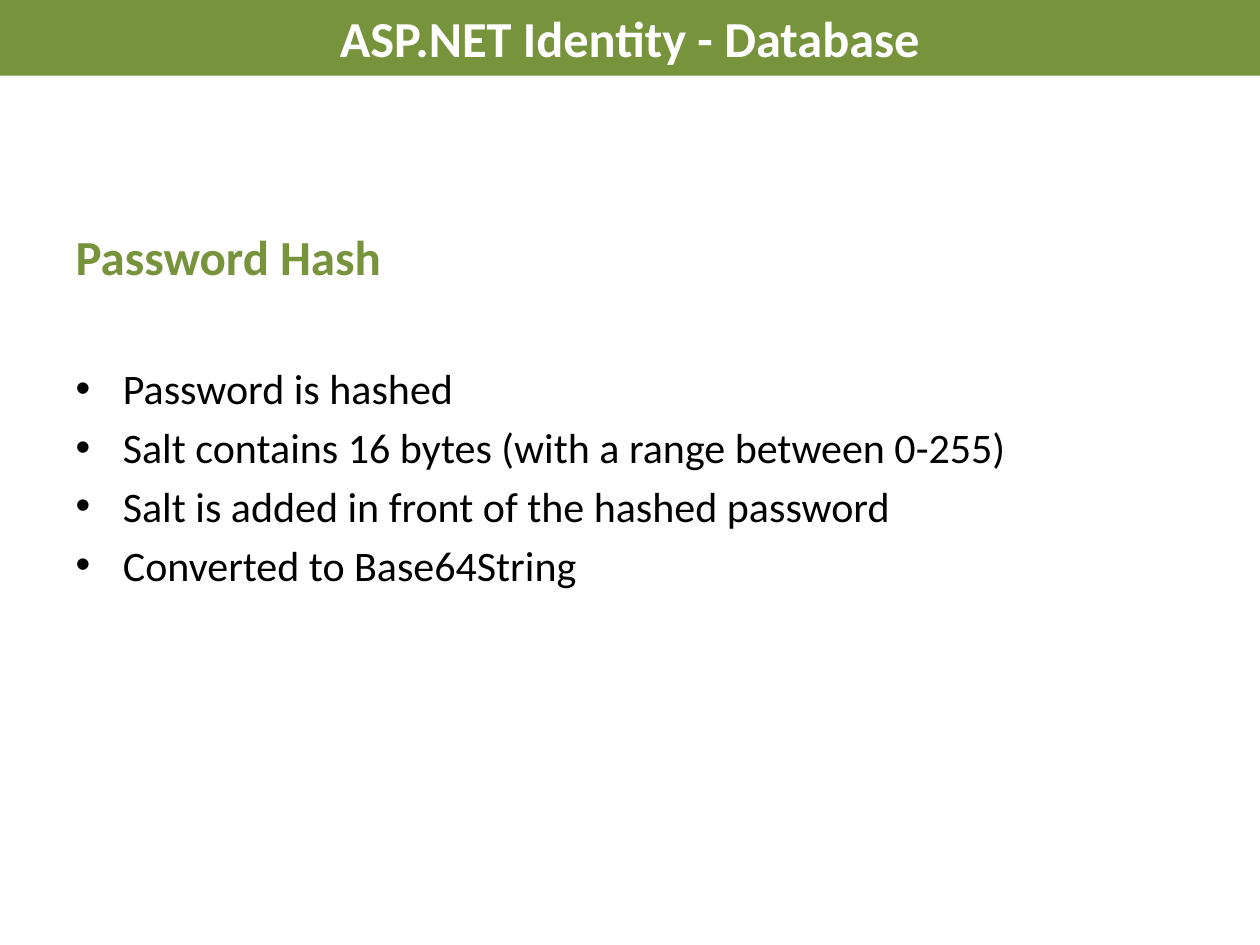
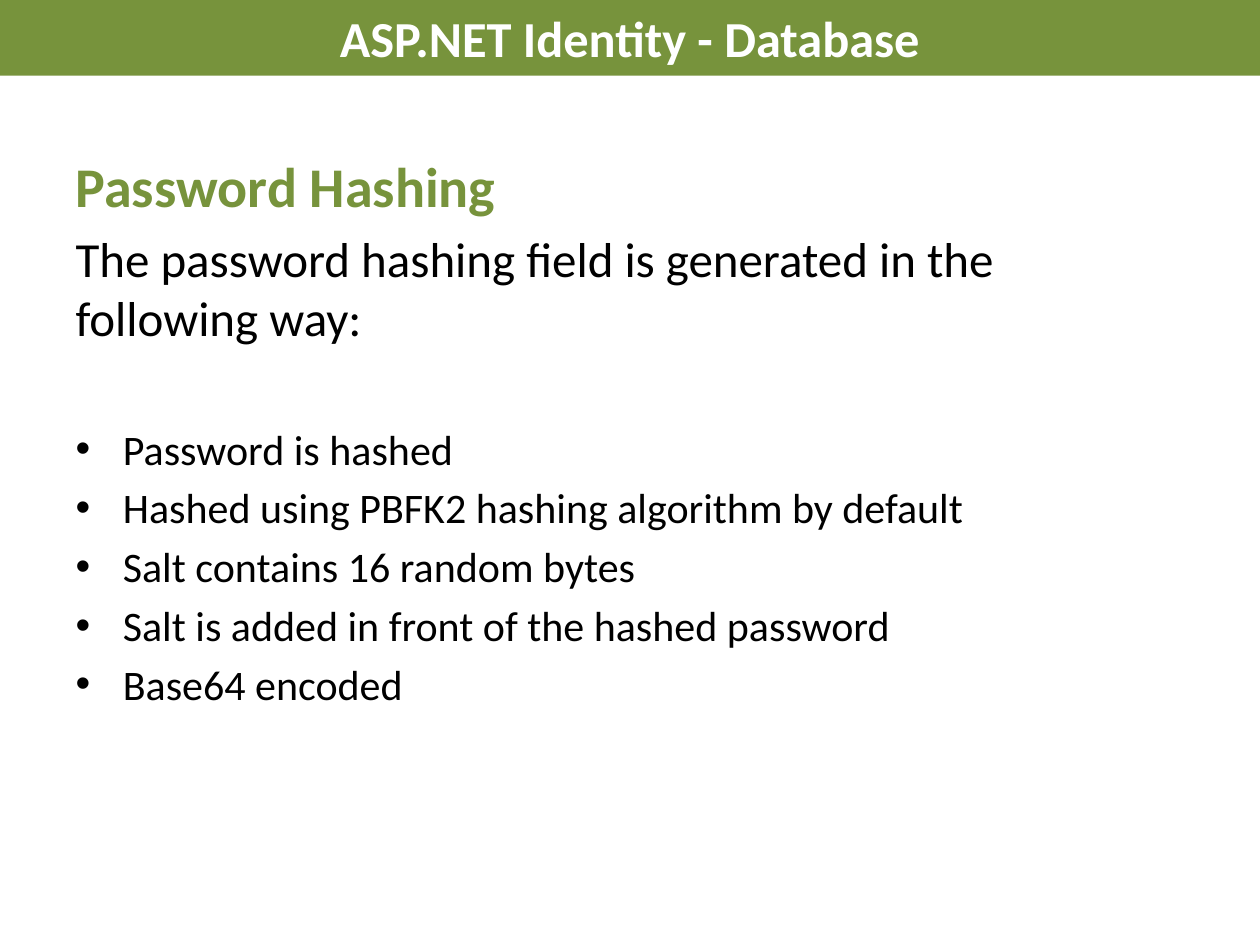
Before and after one commit to AndreasElffors/ProjectIdentity, a slide deck: slide 5 of Documents/Slides/Identity-Database.pptx. Drawn at 1260x945 pixels with LibreOffice and Linux fonts; fonts in the diff are those of the drawing; background and template pictures are left out. Boxes give left, top, right and bottom in pixels: in the first picture for what was removed or moved away, otherwise in the second. Text is boxed around its words. In the diff, an @@ line names an element or a change of style, - is before the commit and + after.

```diff
--- a/Documents/Slides/Identity-Database.pptx
+++ b/Documents/Slides/Identity-Database.pptx
@@ text "Password Hashing": place and size @@
-text "Password Hashing" at box(76, 240, 1005, 589)
+text "Password Hashing" at box(76, 167, 993, 701)
@@ text at box(76, 167, 993, 345): text changed; text colour #77933C to #000000; bold off @@
-Password Hash
+Password Hashing
+The password hashing field is generated in the following way:
@@ text at box(123, 493, 962, 589): text changed @@
-• Salt contains 16 bytes (with a range between 0-255)
+• Hashed using PBFK2 hashing algorithm by default
+• Salt contains 16 random bytes
@@ text at box(123, 670, 403, 701): text changed @@
-• Converted to Base64String
+• Base64 encoded
```
Also in this commit, not shown: 6 other slides changed, 2 slides added, 5 other files.
